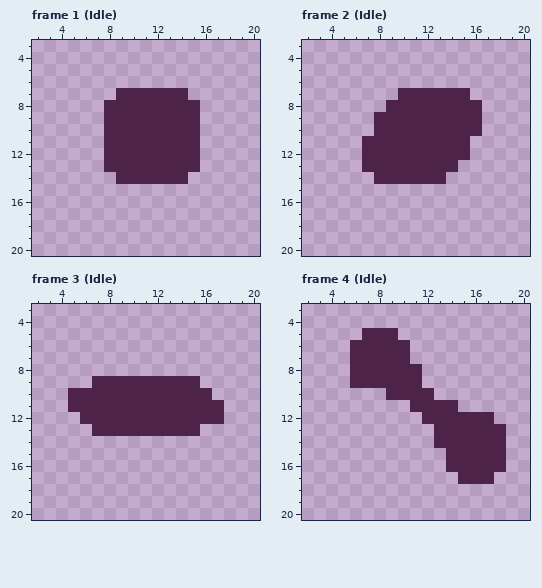
Two states of a pixel-art file, public/assets/Sprites/Projectiles/Spinny.aseprite. Above is the file before it was changed.
24x24 pixels, 5 frames. Shown: frame 1 (Idle): x 2..20, y 3..20; frame 2 (Idle): x 2..20, y 3..20; frame 3 (Idle): x 2..20, y 3..20; frame 4 (Idle): x 2..20, y 3..20. The commit also changed other frames, which this record leaves out.
Once edited:
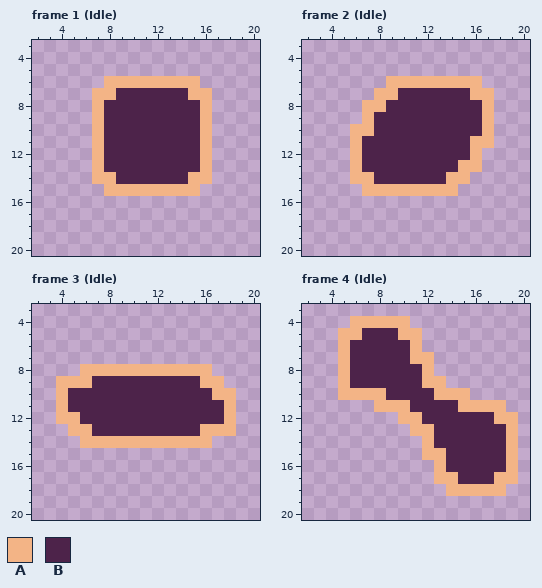
Palette (. is transparent): A #f3b486  B #4d234a
Log entry: Added Outluine to Enemy Projectile
What changed:
Frame 1 (Idle):
y 6: x 8..15 ........ -> AAAAAAAA
y 7: x 7..8 .. -> AA; x 15..16 .. -> AA
y 8..13: x 7 . -> A; x 16 . -> A
y 14: x 7..8 .. -> AA; x 15..16 .. -> AA
y 15: x 8..15 ........ -> AAAAAAAA
Frame 2 (Idle):
y 6: x 9..16 ........ -> AAAAAAAA
y 7: x 8..9 .. -> AA; x 16..17 .. -> AA
y 8: x 7..8 .. -> AA; x 17 . -> A
y 9: x 7 . -> A; x 17 . -> A
y 10: x 6..7 .. -> AA; x 17 . -> A
y 11: x 6 . -> A; x 16..17 .. -> AA
y 12: x 6 . -> A; x 16 . -> A
y 13: x 6 . -> A; x 15..16 .. -> AA
y 14: x 6..7 .. -> AA; x 14..15 .. -> AA
y 15: x 7..14 ........ -> AAAAAAAA
Frame 3 (Idle):
y 8: x 6..16 ........... -> AAAAAAAAAAA
y 9: x 4..6 ... -> AAA; x 16..17 .. -> AA
y 10: x 4 . -> A; x 17..18 .. -> AA
y 11: x 4 . -> A; x 18 . -> A
y 12: x 4..5 .. -> AA; x 18 . -> A
y 13: x 5..6 .. -> AA; x 16..18 ... -> AAA
y 14: x 6..16 ........... -> AAAAAAAAAAA
Frame 4 (Idle):
y 4: x 6..10 ..... -> AAAAA
y 5: x 5..6 .. -> AA; x 10..11 .. -> AA
y 6: x 5 . -> A; x 11 . -> A
y 7: x 5 . -> A; x 11..12 .. -> AA
y 8: x 5 . -> A; x 12 . -> A
y 9: x 5 . -> A; x 12..13 .. -> AA
y 10: x 5..8 .... -> AAAA; x 13..15 ... -> AAA
y 11: x 8..10 ... -> AAA; x 15..18 .... -> AAAA
y 12: x 10..11 .. -> AA; x 18..19 .. -> AA
y 13: x 11..12 .. -> AA; x 19 . -> A
y 14: x 12 . -> A; x 19 . -> A
y 15: x 12..13 .. -> AA; x 19 . -> A
y 16: x 13 . -> A; x 19 . -> A
y 17: x 13..14 .. -> AA; x 18..19 .. -> AA
y 18: x 14..18 ..... -> AAAAA
Boxes around the changes in both pictures, in picture pixels (x1, y1, x2, y2):
added: (92, 76, 212, 196)
added: (350, 76, 494, 196)
added: (56, 364, 236, 448)
added: (338, 316, 518, 496)
